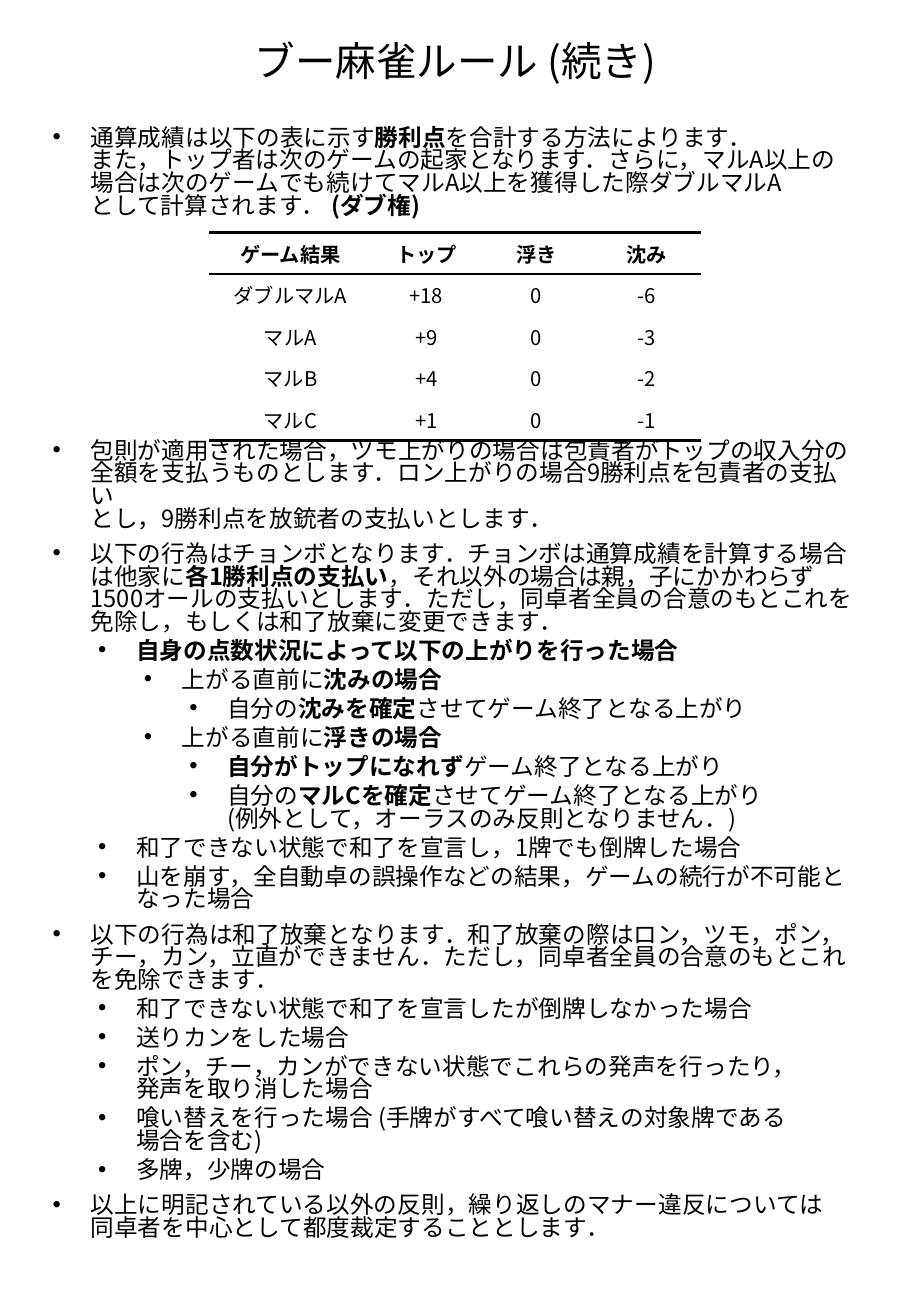
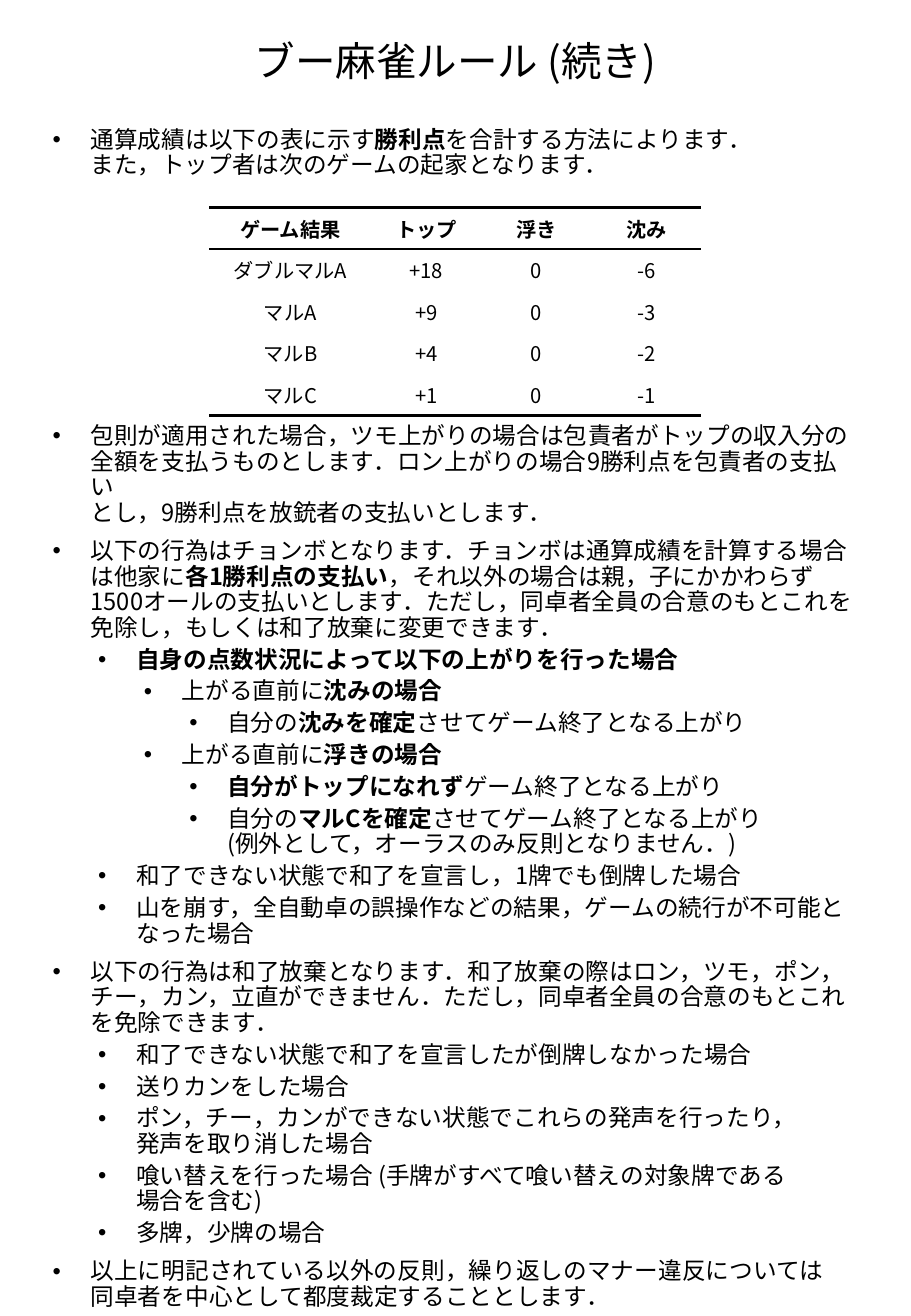
Before and after one commit to nkhrlab/neko-house, a slide deck: slide 11 of rules.pptx. Drawn at 911x1316 pixels with LibreOffice and Linux fonts; fonts in the diff are those of the drawing. Boxes give left, top, right and bottom in pixels: in the first picture for what was removed or moved away, otherwise in the second. Text is boxed around its words. In the diff, an @@ line names an element or a change of style, - is before the commit and + after.

Commit message:
ルール変更

```diff
--- a/rules.pptx
+++ b/rules.pptx
@@ subtitle at (x1=91, y1=128, x2=753, y2=176): text changed @@
-• 通算成績は以下の表に示す勝利点を合計する方法によります．
-  また，トップ者は次のゲームの起家となります．さらに，マルA以上の
-  場合は次のゲームでも続けてマルA以上を獲得した際ダブルマルA
-  として計算されます． (ダブ権)
+• 通算成績は以下の表に示す勝利点を合計する方法によります．
+  また，トップ者は次のゲームの起家となります．
@@ table moved from (x1=209, y1=232, x2=702, y2=433) to (x1=209, y1=208, x2=702, y2=408) @@
@@ subtitle at (x1=91, y1=424, x2=852, y2=1307): line spacing 0.8 to 0.9 @@
```
Also in this commit, not shown: 2 other slides changed, 1 other file.
